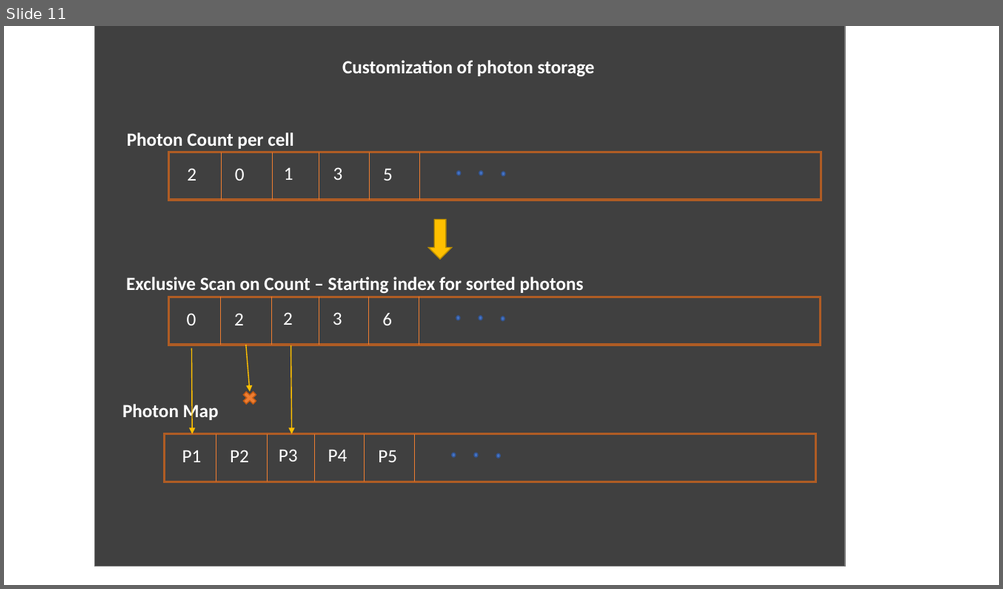
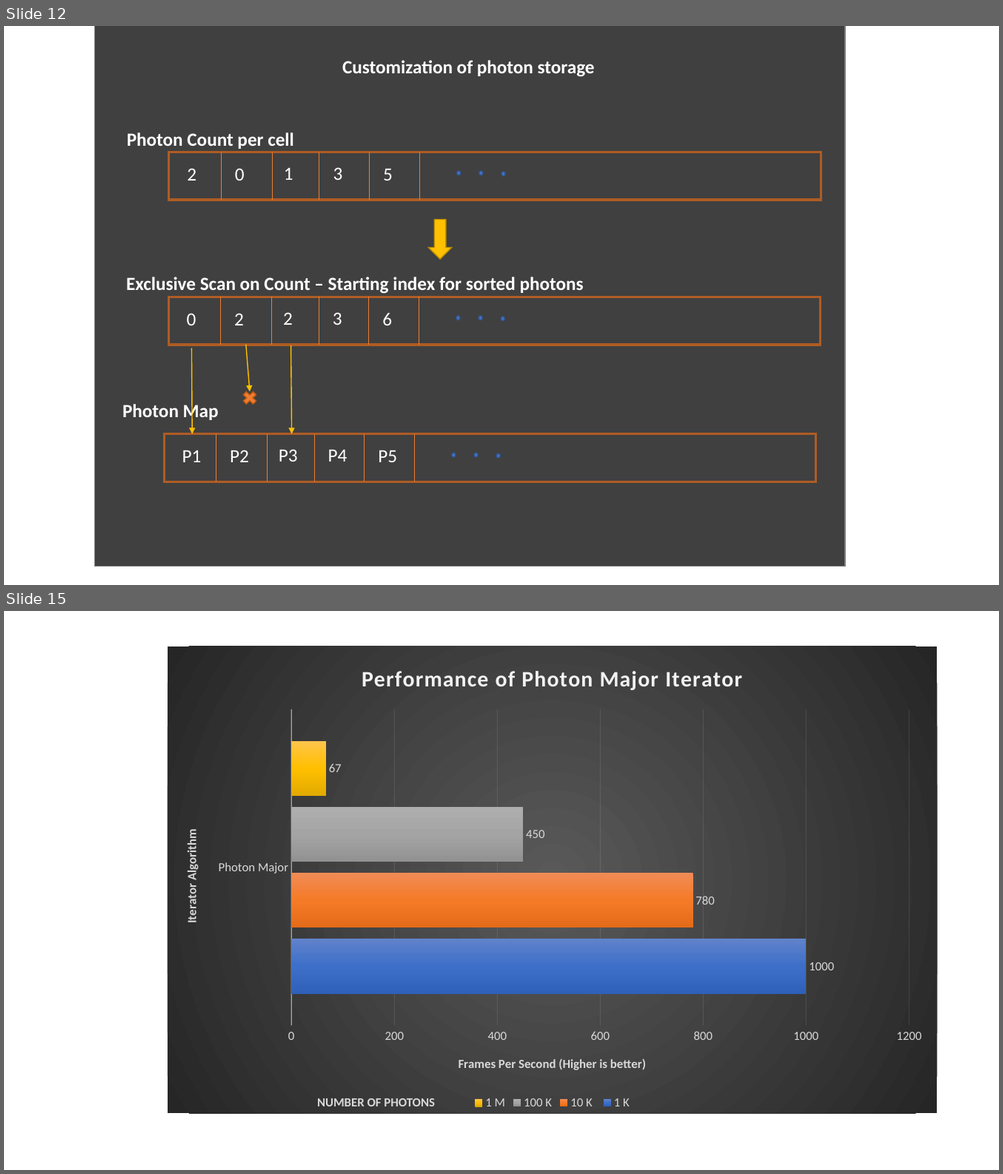
Before and after one commit to ananthaks/DXR-PhotonMapper, a slide deck: Docs/images/New Microsoft PowerPoint Presentation.pptx. Shown one above the other, each under a label of ours: slide 11 before the commit, slides 12 and 15 after it; the slides between them are not shown. The pictures are 1003x589 and 1003x1174 pixels, drawn with LibreOffice and Linux fonts; fonts in the diff are those of the drawing. Boxes give left, top, right and bottom in pixels: in the first picture for what was removed or moved away, otherwise in the second. Text is boxed around its words. In the diff, an @@ line names an element or a change of style, - is before the commit and + after.

```diff
--- a/Docs/images/New Microsoft PowerPoint Presentation.pptx
+++ b/Docs/images/New Microsoft PowerPoint Presentation.pptx
@@ slide 15 added at (x1=4, y1=611, x2=999, y2=1170), background #FFFFFF @@
@@ bar chart added at (x1=168, y1=646, x2=936, y2=1113) @@
+title "Performance of Photon Major Iterator "
+categories: Photon Major
+1 K: 1000
+10 K : 780
+100 K: 450
+1 M: 67
@@ text added at (x1=317, y1=1099, x2=435, y2=1107), 12 pt, text #D9D9D9, bold @@
+NUMBER OF PHOTONS
@@ what was slide 11 is now slide 12 @@
```
Also in this commit, not shown: 1 slide changed, 2 other slides added, 6 other files.
